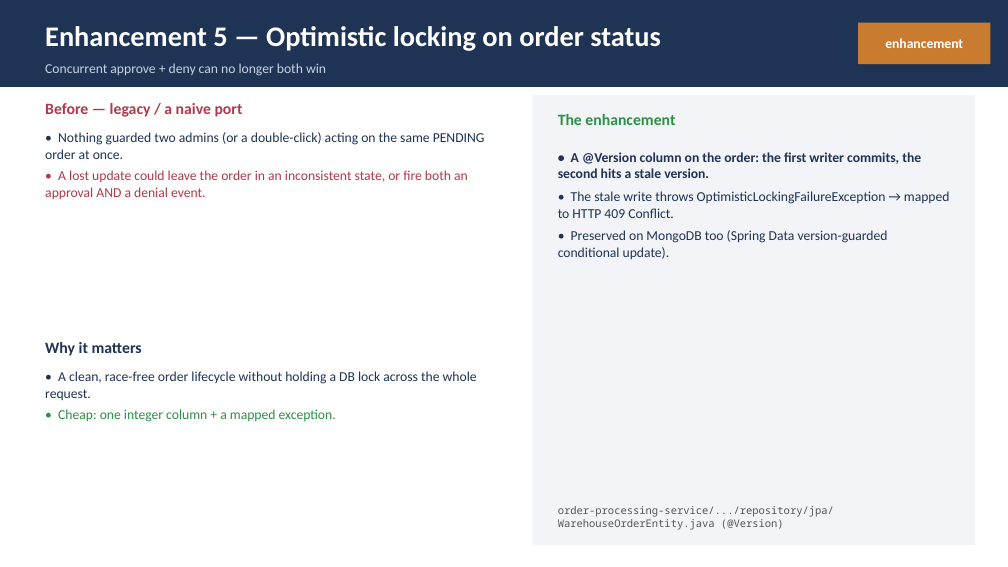
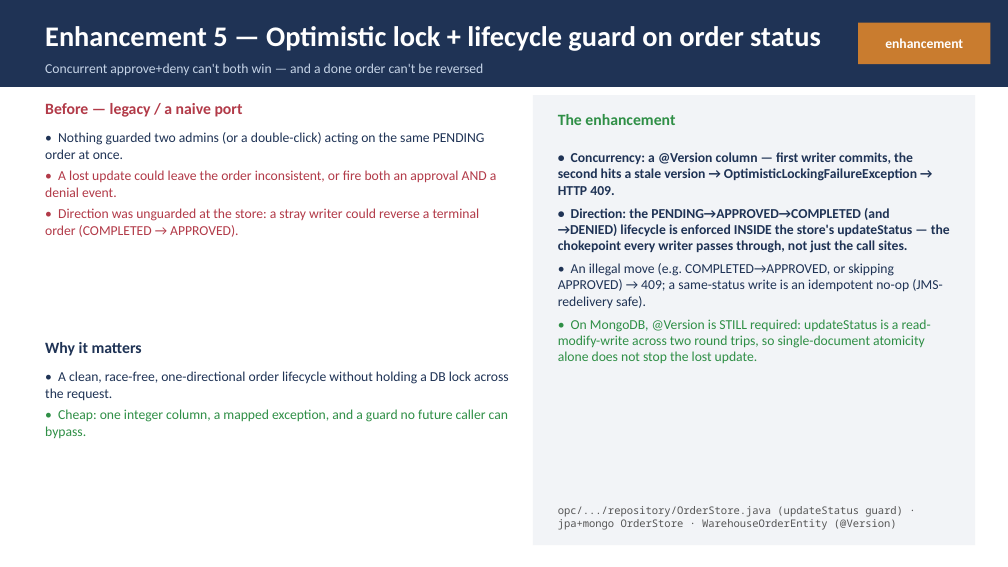
Before and after one commit to Vishak-94/pet-store, a slide deck: slide 23 of docs/PetStore_Demo_45min.pptx. Drawn at 1008x567 pixels with LibreOffice and Linux fonts; fonts in the diff are those of the drawing. Boxes give left, top, right and bottom in pixels: in the first picture for what was removed or moved away, otherwise in the second. Text is boxed around its words. In the diff, an @@ line names an element or a change of style, - is before the commit and + after.

```diff
--- a/docs/PetStore_Demo_45min.pptx
+++ b/docs/PetStore_Demo_45min.pptx
@@ text at box(45, 26, 821, 51): text changed @@
-Enhancement 5 — Optimistic locking on order status
+Enhancement 5 — Optimistic lock + lifecycle guard on order status
@@ text at box(45, 63, 483, 75): text changed @@
-Concurrent approve + deny can no longer both win
+Concurrent approve+deny can't both win — and a done order can't be reversed
@@ text at box(45, 170, 497, 237): text changed @@
-• A lost update could leave the order in an inconsistent state, or fire both an approval AND a denial event.
+• A lost update could leave the order inconsistent, or fire both an approval AND a denial event.
+• Direction was unguarded at the store: a stray writer could reverse a terminal order (COMPLETED → APPROVED).
@@ text at box(558, 152, 950, 363): text changed; bold on @@
-• A @Version column on the order: the first writer commits, the second hits a stale version.
-• The stale write throws OptimisticLockingFailureException → mapped to HTTP 409 Conflict.
-• Preserved on MongoDB too (Spring Data version-guarded conditional update).
+• Concurrency: a @Version column — first writer commits, the second hits a stale version → OptimisticLockingFailureException → HTTP 409.
+• Direction: the PENDING→APPROVED→COMPLETED (and →DENIED) lifecycle is enforced INSIDE the store's updateStatus — the chokepoint every writer passes through, not just the call sites.
+• An illegal move (e.g. COMPLETED→APPROVED, or skipping APPROVED) → 409; a same-status write is an idempotent no-op (JMS-redelivery safe).
+• On MongoDB, @Version is STILL required: updateStatus is a read-modify-write across two round trips, so single-document atomicity alone does not stop the lost update.
@@ text at box(45, 371, 509, 438): text changed @@
-• A clean, race-free order lifecycle without holding a DB lock across the whole request.
-• Cheap: one integer column + a mapped exception.
+• A clean, race-free, one-directional order lifecycle without holding a DB lock across the request.
+• Cheap: one integer column, a mapped exception, and a guard no future caller can bypass.
@@ text at box(558, 506, 903, 530): text changed @@
-order-processing-service/.../repository/jpa/WarehouseOrderEntity.java (@Version)
+opc/.../repository/OrderStore.java (updateStatus guard) · jpa+mongo OrderStore · WarehouseOrderEntity (@Version)
```
Also in this commit, not shown: 1 other file.
